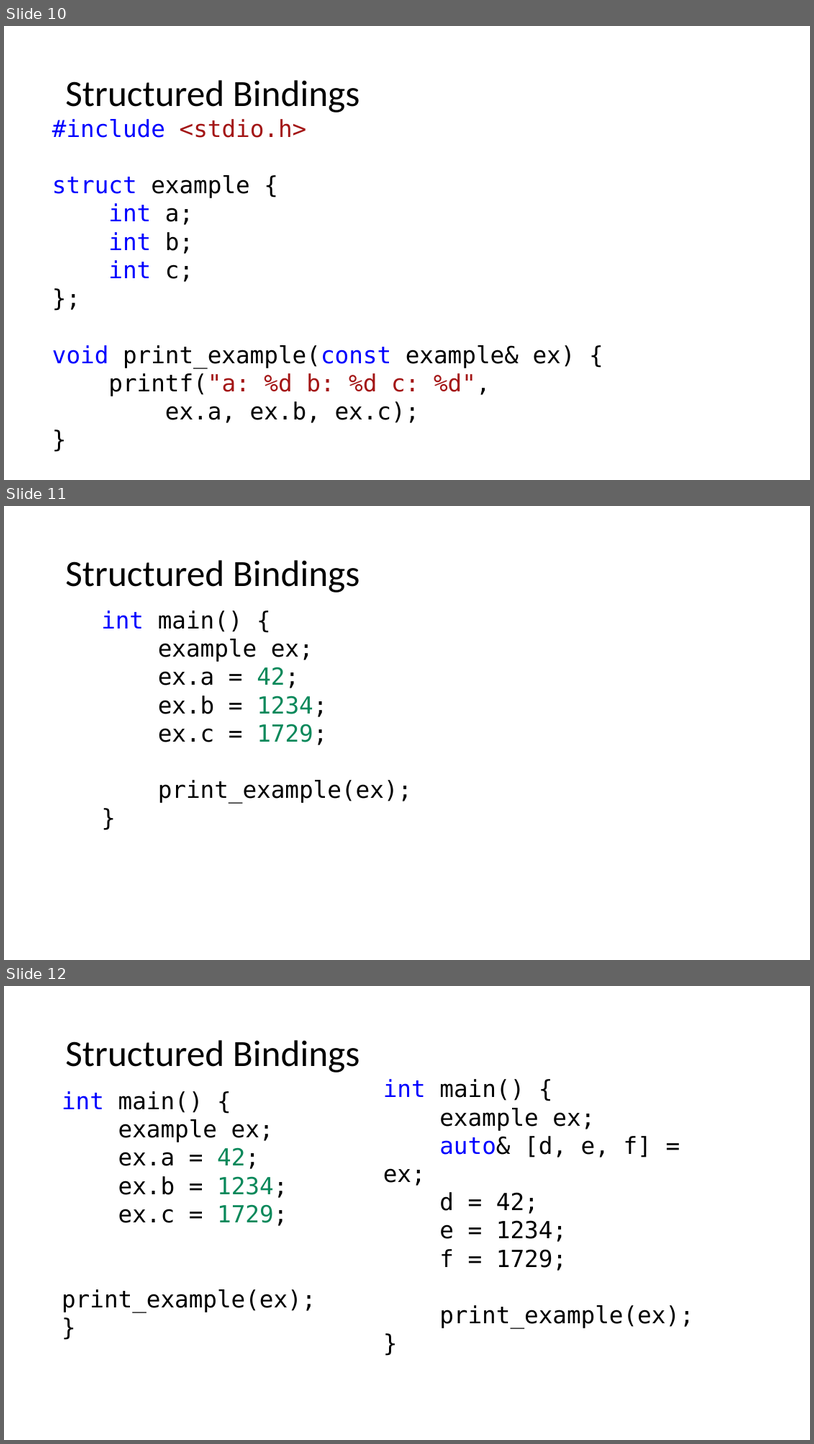
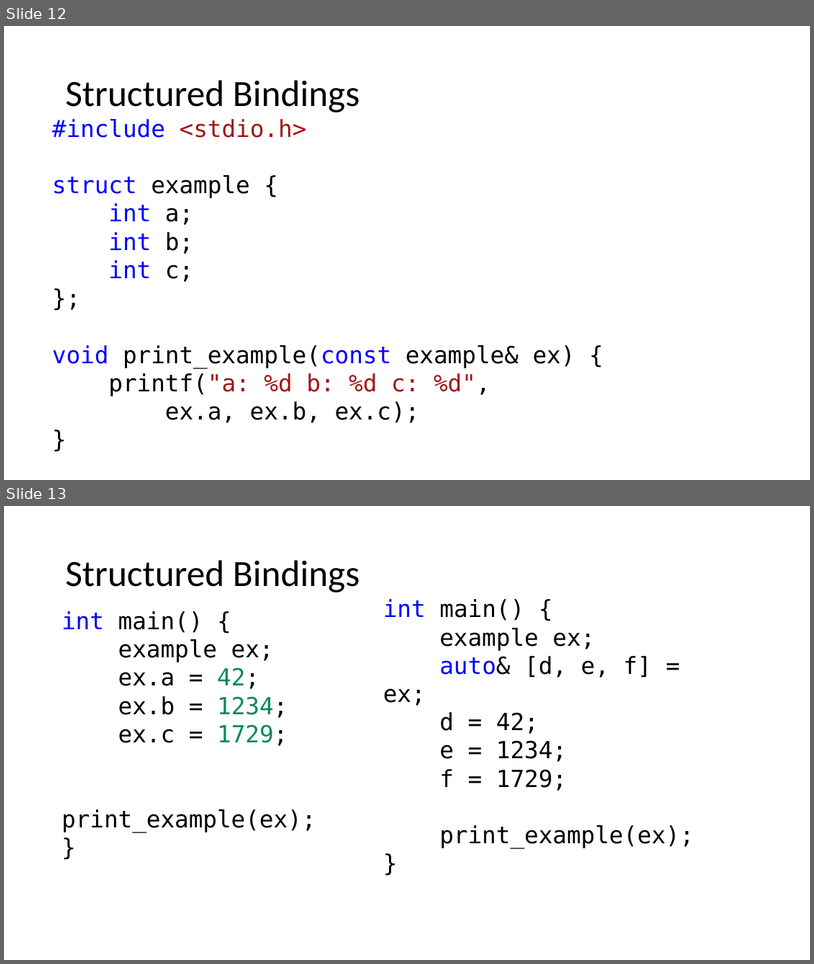
Before and after one commit to BillyONeal/14_cpp_features_in_40_minutes, a slide deck: 14 Cpp Features in 40 Minutes.pptx. Shown one above the other, each under a label of ours: slides 10, 11 and 12 before the commit, slides 12 and 13 after it. The pictures are 814x1444 and 814x964 pixels, drawn with LibreOffice and Linux fonts; fonts in the diff are those of the drawing. Boxes give left, top, right and bottom in pixels: in the first picture for what was removed or moved away, otherwise in the second. Text is boxed around its words. In the diff, an @@ line names an element or a change of style, - is before the commit and + after.

```diff
--- a/14 Cpp Features in 40 Minutes.pptx
+++ b/14 Cpp Features in 40 Minutes.pptx
@@ slide 11 removed at [4,506,810,960], background #FFFFFF @@
@@ title removed at [65,560,360,592] @@
-Structured Bindings
@@ text removed at [101,610,412,803] @@
-int main() {
-example ex;
-ex.a = 42;
-ex.b = 1234;
-ex.c = 1729;
-print_example(ex);
-}
@@ what was slide 10 is now slide 12 @@
@@ what was slide 12 is now slide 13 @@
```
Also in this commit, not shown: 2 slides changed, 1 slide added, 2 other files.
